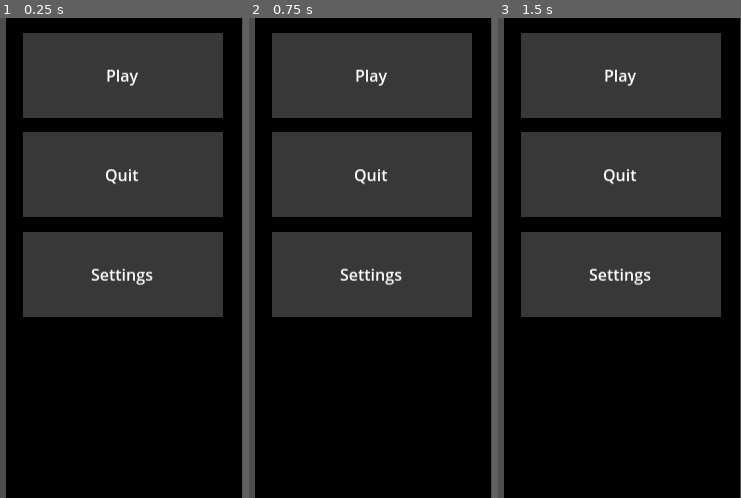
Above: before the commit, frames 1-3 (left to right).
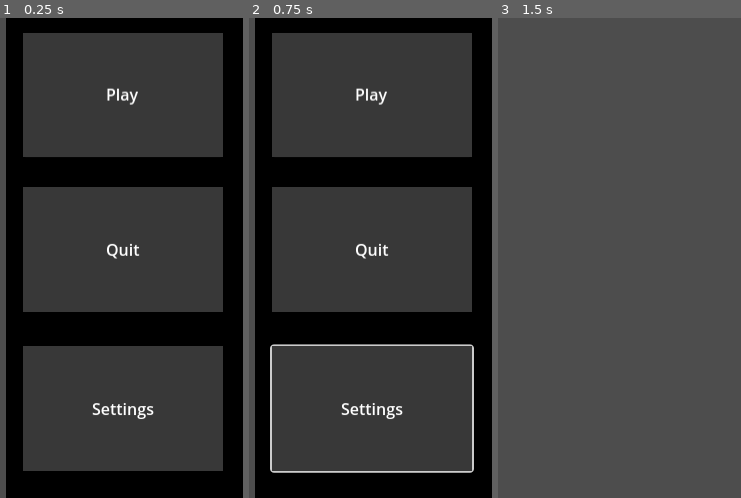
Above: after the commit, the same moments.

Repository: Dragon22Gaming/WW1-voxel-game
Game: Godot game, scene res://Assets/Menus/main_menu.tscn
Two runs of this game, one before a commit and one after it. Both use one fixed random seed, a clock stepped at 60 frames per second and the inputs below.
Inputs:
- Up to frame 1 (0.25 s): no input
- Up to frame 2 (0.75 s): click "Settings" at 0.5 s
- Up to frame 3 (1.5 s): click "Play" at 1.25 s

The runs differ from the first frame. In frame 1, 34% of the frame differs, in the area x 9-100%, y 0-100%; in frame 2, 35%; in frame 3, 54%, in the area x 2-100%, y 0-100%.

Commit message:
stuffin around

Diff:
--- a/new-game-project/Assets/Menus/main_menu.tscn
+++ b/new-game-project/Assets/Menus/main_menu.tscn
@@ -18,8 +18,9 @@
 layout_mode = 1
 anchors_preset = -1
 anchor_left = 0.672702
-anchor_right = 1.00139
-anchor_bottom = 1.0
+anchor_top = -0.0248963
+anchor_right = 1.01811
+anchor_bottom = 1.02697
 grow_horizontal = 2
 grow_vertical = 2
 color = Color(0, 0, 0, 1)
@@ -28,13 +29,16 @@
 [node name="Play" type="Button" parent="."]
 layout_mode = 1
 anchors_preset = -1
-anchor_left = 0.696379
+anchor_left = 0.696
 anchor_top = 0.0312724
 anchor_right = 0.97493
-anchor_bottom = 0.207621
+anchor_bottom = 0.29
+offset_left = 0.271973
+offset_top = -0.0732965
+offset_right = 0.000244141
+offset_bottom = 0.219986
 grow_horizontal = 2
 grow_vertical = 2
-metadata/_edit_use_anchors_ = true
 
 [node name="ColorRect" type="ColorRect" parent="Play"]
 layout_mode = 1
@@ -43,6 +47,7 @@
 anchor_bottom = 1.0
 grow_horizontal = 2
 grow_vertical = 2
+mouse_filter = 2
 color = Color(0.218446, 0.218446, 0.218446, 1)
 
 [node name="Label" type="Label" parent="Play"]
@@ -59,13 +64,16 @@
 [node name="Quit" type="Button" parent="."]
 layout_mode = 1
 anchors_preset = -1
-anchor_left = 0.696379
-anchor_top = 0.238589
+anchor_left = 0.696
+anchor_top = 0.353
 anchor_right = 0.97493
-anchor_bottom = 0.414938
+anchor_bottom = 0.612
+offset_left = 0.271973
+offset_top = -0.146011
+offset_right = 0.000244141
+offset_bottom = 0.0159912
 grow_horizontal = 2
 grow_vertical = 2
-metadata/_edit_use_anchors_ = true
 
 [node name="ColorRect" type="ColorRect" parent="Quit"]
 layout_mode = 1
@@ -74,6 +82,7 @@
 anchor_bottom = 1.0
 grow_horizontal = 2
 grow_vertical = 2
+mouse_filter = 2
 color = Color(0.218446, 0.218446, 0.218446, 1)
 
 [node name="Label" type="Label" parent="Quit"]
@@ -90,13 +99,16 @@
 [node name="Settings" type="Button" parent="."]
 layout_mode = 1
 anchors_preset = -1
-anchor_left = 0.696379
-anchor_top = 0.446058
-anchor_right = 0.97493
-anchor_bottom = 0.622407
+anchor_left = 0.696
+anchor_top = 0.685
+anchor_right = 0.975
+anchor_bottom = 0.944
+offset_left = 0.271973
+offset_top = -0.170044
+offset_right = -0.0499878
+offset_bottom = -0.00802612
 grow_horizontal = 2
 grow_vertical = 2
-metadata/_edit_use_anchors_ = true
 
 [node name="ColorRect" type="ColorRect" parent="Settings"]
 layout_mode = 1
@@ -105,6 +117,7 @@
 anchor_bottom = 1.0
 grow_horizontal = 2
 grow_vertical = 2
+mouse_filter = 2
 color = Color(0.218446, 0.218446, 0.218446, 1)
 
 [node name="Label" type="Label" parent="Settings"]
@@ -117,3 +130,18 @@
 text = "Settings"
 horizontal_alignment = 1
 vertical_alignment = 1
+
+[node name="Background" type="TextureRect" parent="."]
+layout_mode = 1
+anchors_preset = 15
+anchor_right = 1.0
+anchor_bottom = 1.0
+offset_top = 1.00488
+offset_right = -234.0
+offset_bottom = 1.00488
+grow_horizontal = 2
+grow_vertical = 2
+
+[connection signal="pressed" from="Play" to="." method="_on_play_pressed"]
+[connection signal="pressed" from="Quit" to="." method="_on_quit_pressed"]
+[connection signal="pressed" from="Settings" to="." method="_on_settings_pressed"]
--- a/new-game-project/Assets/Scenes/arena.tscn
+++ b/new-game-project/Assets/Scenes/arena.tscn
@@ -18,3 +18,16 @@
 
 [node name="WorldEnvironment" type="WorldEnvironment" parent="."]
 environment = SubResource("Environment_c2836")
+
+[node name="Player Spawn Point A" type="Marker3D" parent="."]
+unique_name_in_owner = true
+
+[node name="Player Spawn Point B" type="Marker3D" parent="."]
+unique_name_in_owner = true
+
+[node name="Player Spawn Point C" type="Marker3D" parent="."]
+unique_name_in_owner = true
+
+[node name="Terrain" type="Node3D" parent="."]
+
+[node name="MeshInstance3D" type="MeshInstance3D" parent="Terrain"]
--- a/new-game-project/Assets/Scripts/Menu Manager.gd
+++ b/new-game-project/Assets/Scripts/Menu Manager.gd
@@ -1,10 +1,11 @@
 extends Control
 @export var global = "res://Assets/Scripts/Global.gd"
 #When buttons are clicked, do stuff
+func _ready():
+	preload("res://Assets/Scenes/arena.tscn")
 
 func _on_play_pressed():
-	pass # Replace with function body.
-
+	get_tree().change_scene_to_file("res://Assets/Scenes/arena.tscn")
 
 func _on_settings_pressed():
 	pass # Replace with function body.
